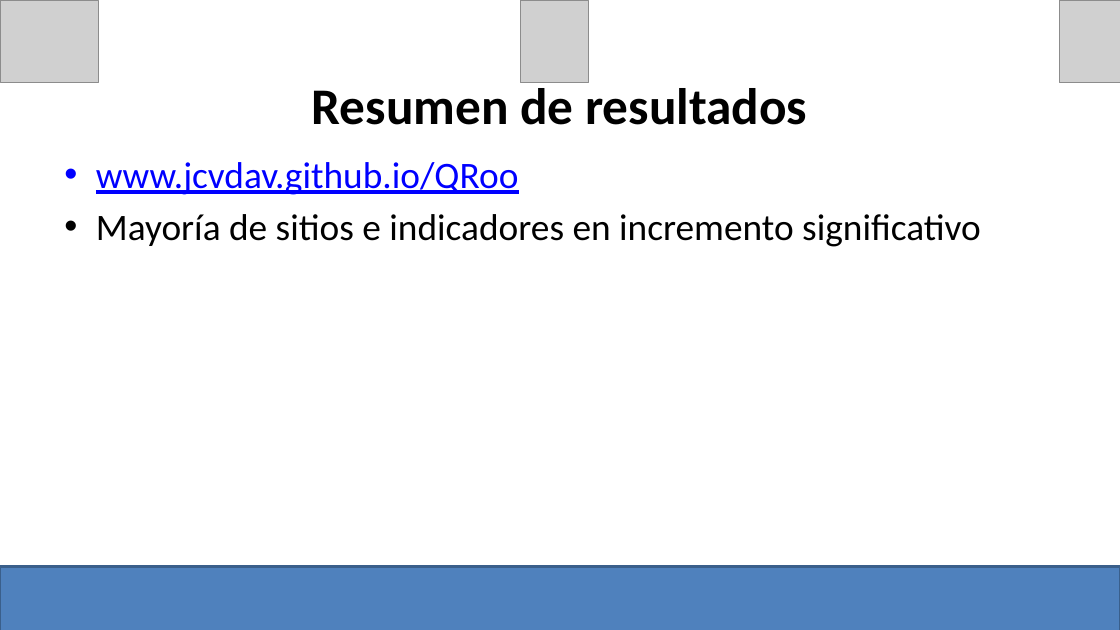
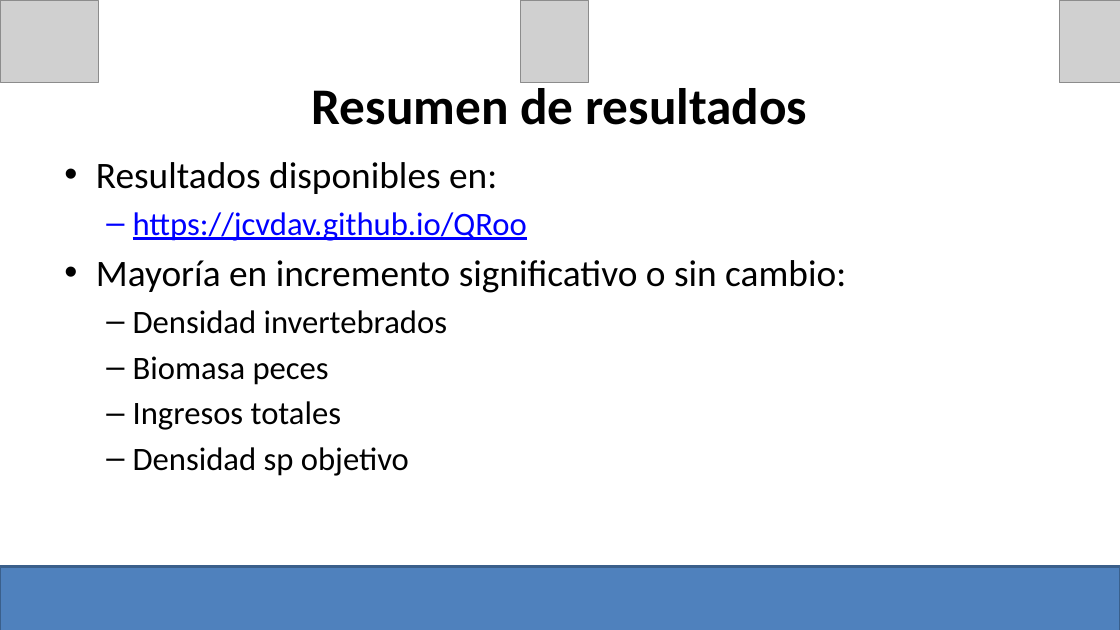
Before and after one commit to turfeffect/Docs, a slide deck: slide 16 of Presentations/Workshop in Mexico/Mexico Workshop.pptx. Drawn at 1120x630 pixels with LibreOffice and Linux fonts; fonts in the diff are those of the drawing; grey boxes stand for pictures. Boxes give left, top, right and bottom in pixels: in the first picture for what was removed or moved away, otherwise in the second. Text is boxed around its words. In the diff, an @@ line names an element or a change of style, - is before the commit and + after.

```diff
--- a/Presentations/Workshop in Mexico/Mexico Workshop.pptx
+++ b/Presentations/Workshop in Mexico/Mexico Workshop.pptx
@@ text at (96,162,846,476): text changed; size 32 to 28 pt @@
-• www.jcvdav.github.io/QRoo
-• Mayoría de sitios e indicadores en incremento significativo
+• Resultados disponibles en:
+  – https://jcvdav.github.io/QRoo
+• Mayoría en incremento significativo o sin cambio:
+  – Densidad invertebrados
+  – Biomasa peces
+  – Ingresos totales
+  – Densidad sp objetivo
```
Also in this commit, not shown: 8 other slides changed, 1 other file.
